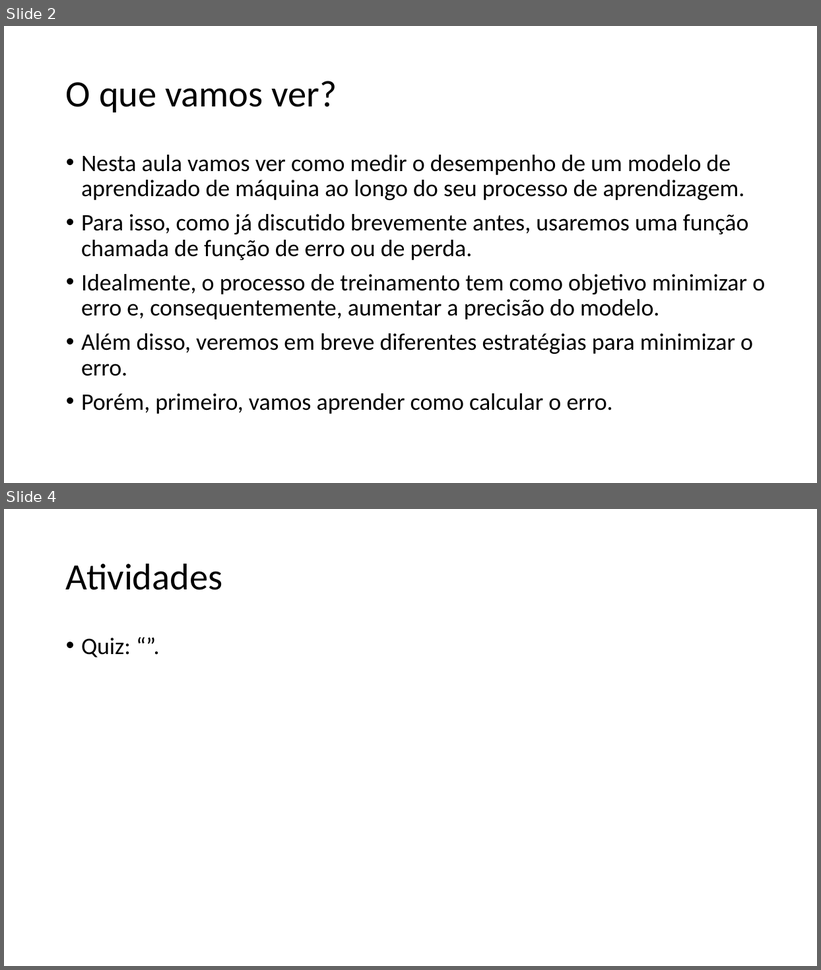
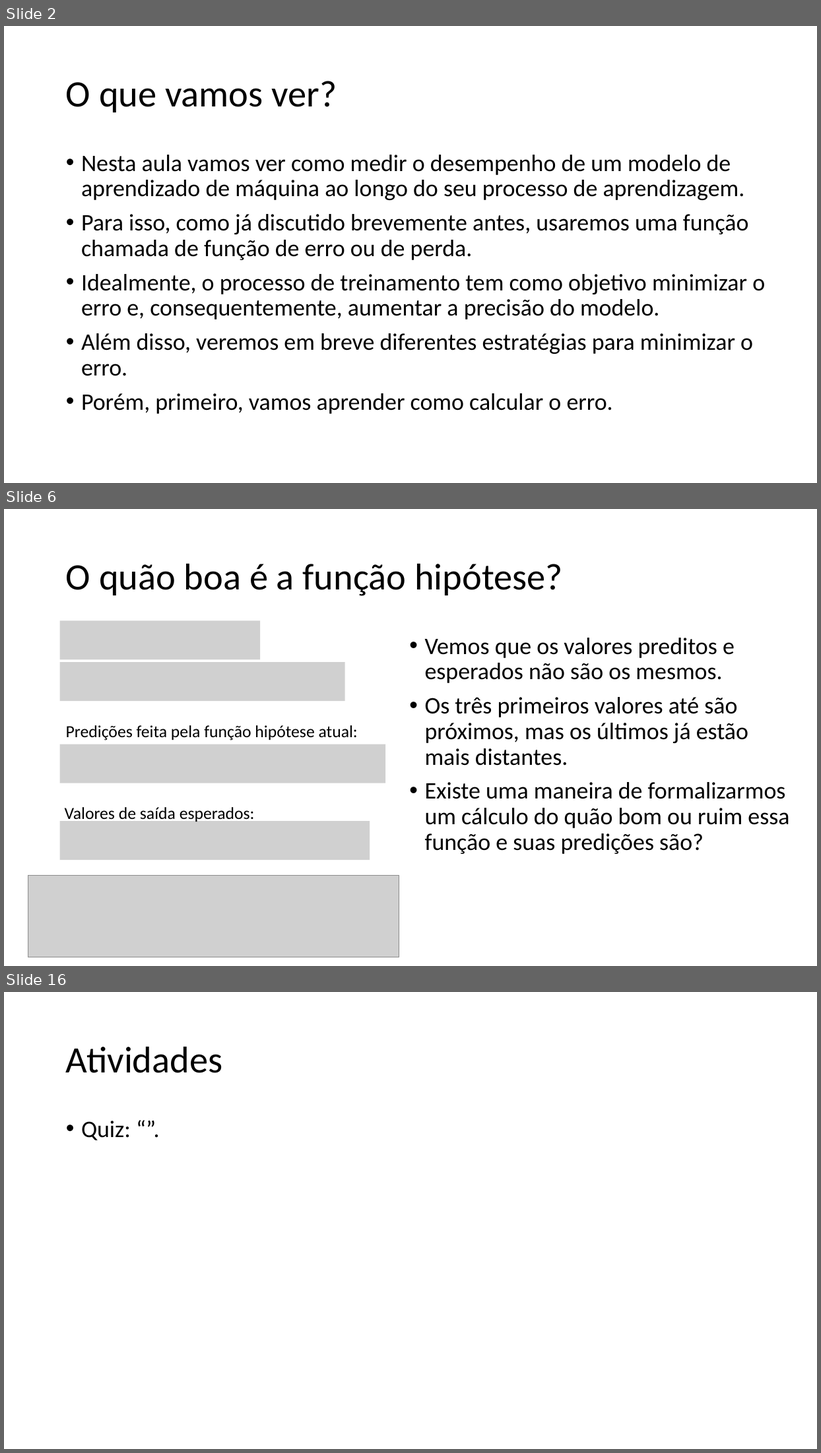
Before and after one commit to zz4fap/tp557-iot-ml, a slide deck: slides/TP557_5_Medindo_a_precisão_de_um_modelo_de_ML.pptx. Shown one above the other, each under a label of ours: slides 2 and 4 before the commit, slides 2, 6 and 16 after it; the slides between them are not shown. The pictures are 821x970 and 821x1453 pixels, drawn with LibreOffice and Linux fonts; fonts in the diff are those of the drawing; grey boxes stand for pictures. Boxes give left, top, right and bottom in pixels: in the first picture for what was removed or moved away, otherwise in the second. Text is boxed around its words. In the diff, an @@ line names an element or a change of style, - is before the commit and + after.

```diff
--- a/slides/TP557_5_Medindo_a_precisão_de_um_modelo_de_ML.pptx
+++ b/slides/TP557_5_Medindo_a_precisão_de_um_modelo_de_ML.pptx
@@ slide 6 added at <box>4,509,817,966</box>, background #FFFFFF @@
@@ title added at <box>66,563,563,596</box>, 44 pt, text #000000 @@
+O quão boa é a função hipótese?
@@ picture added at <box>60,621,260,659</box> @@
@@ text added at <box>425,638,789,854</box>, 28 pt, text #000000 @@
+• Vemos que os valores preditos e esperados não são os mesmos.
+• Os três primeiros valores até são próximos, mas os últimos já estão mais distantes.
+• Existe uma maneira de formalizarmos um cálculo do quão bom ou ruim essa função e suas predições são?
@@ picture added at <box>60,662,346,701</box> @@
@@ text added at <box>66,725,358,741</box>, 20 pt, text #000000 @@
+Predições feita pela função hipótese atual:
@@ picture added at <box>60,745,386,784</box> @@
@@ picture added at <box>60,821,370,860</box> @@
@@ text added at <box>65,807,255,823</box>, 20 pt, text #000000 @@
+Valores de saída esperados:
@@ picture added at <box>28,876,399,958</box> @@
@@ what was slide 4 is now slide 16 @@
```
Also in this commit, not shown: 13 other slides added, 1 slide removed, 3 other files.
